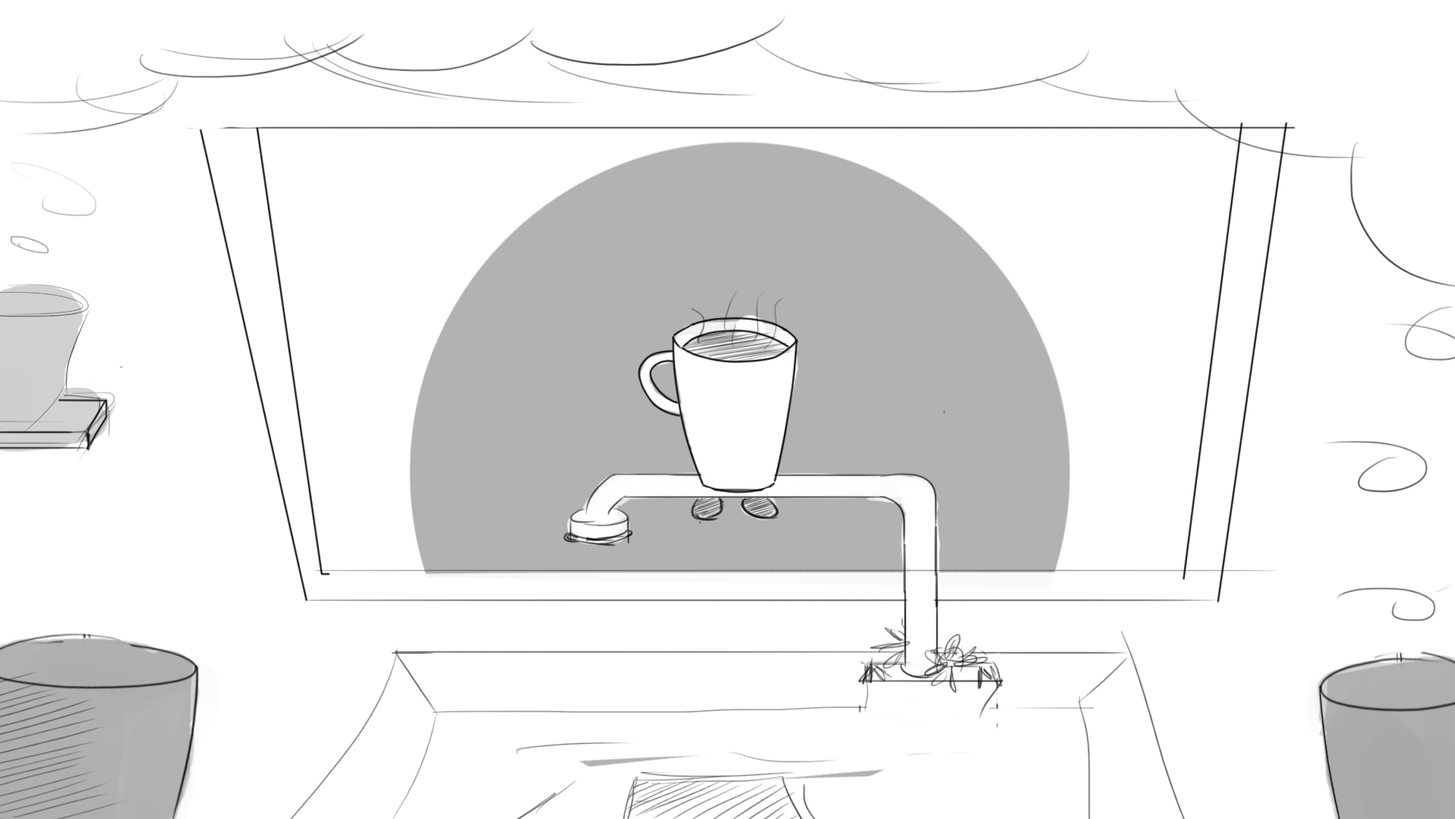
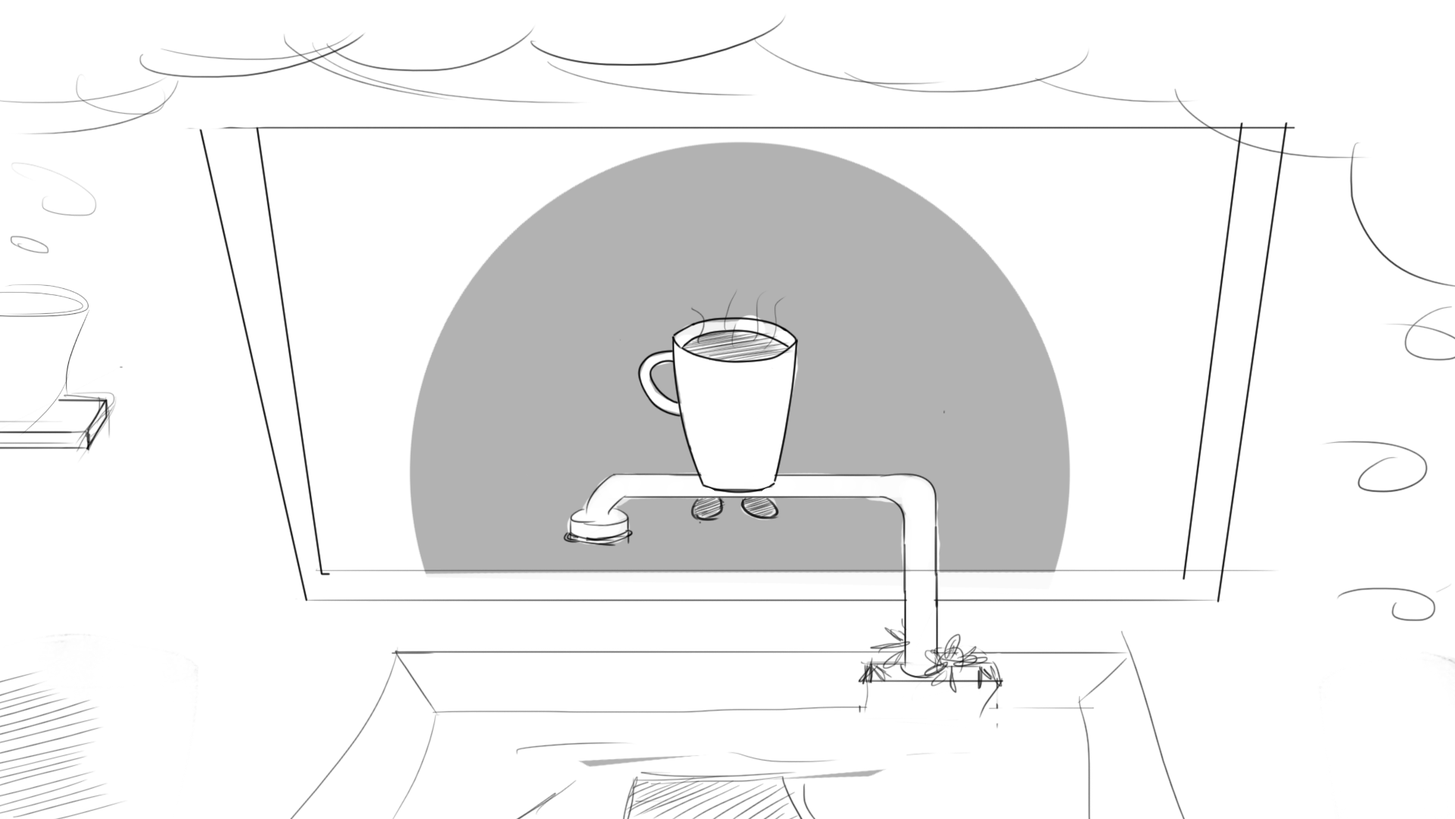
Revision of a layered 1455×819 image; what changed, layer by layer:
added layer "Capa 24" above "Capa 22" over [0,283,1455,819]
added layer "Capa 25" above "Capa 14" over [0,632,1455,819]
